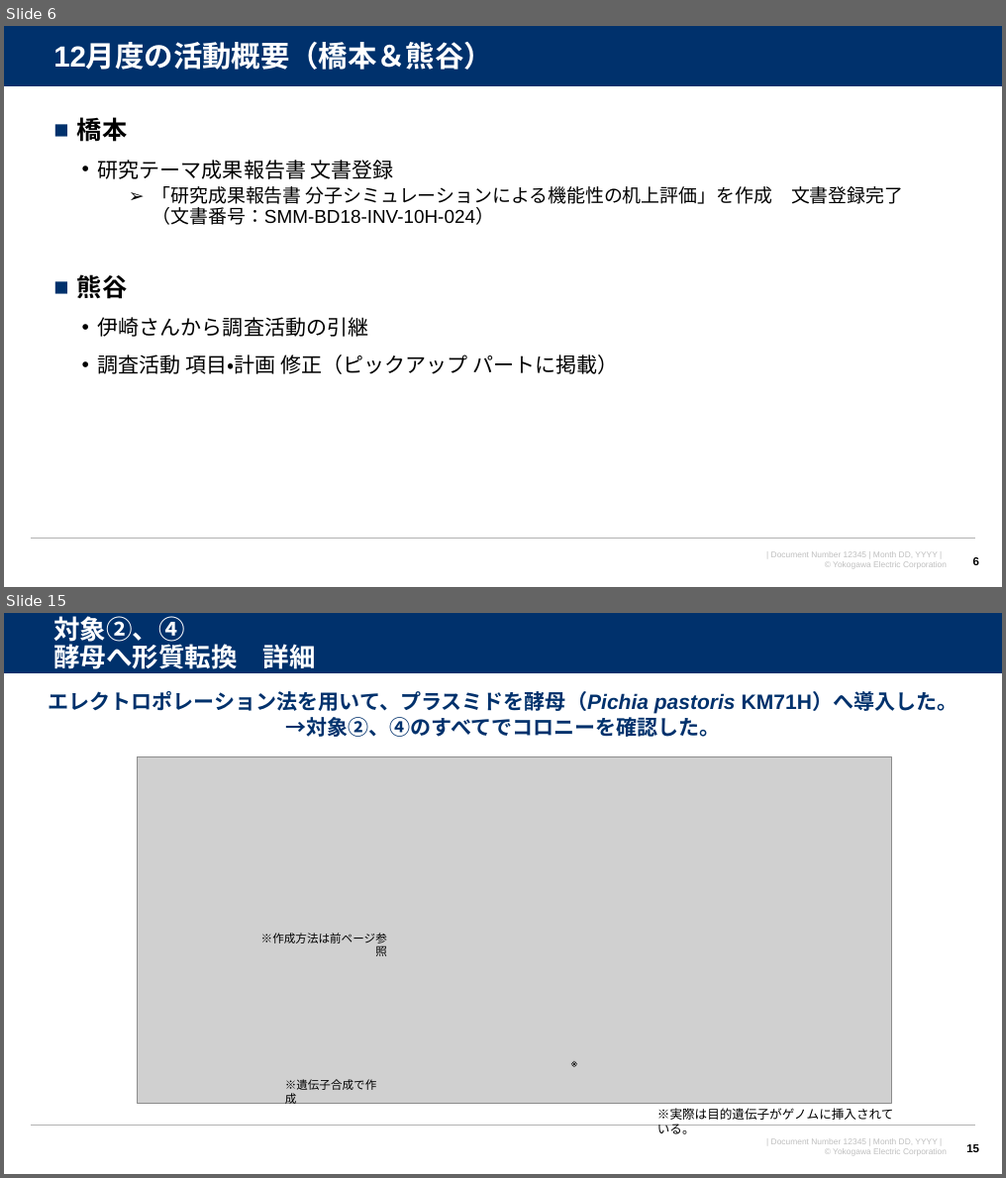
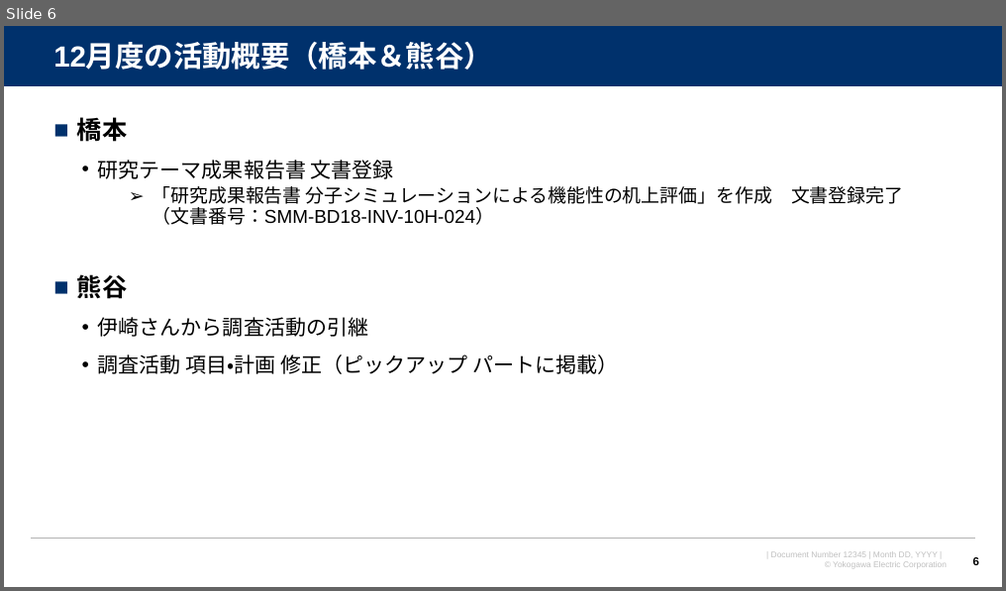
Before and after one commit to watarukumagai-git/denovo, a slide deck: survey_doc/2022年12月度月報_人工酵素設計.pptx. Shown one above the other, each under a label of ours: slides 6 and 15 before the commit, slide 6 after it; the slides between them are not shown. The pictures are 1006x1178 and 1006x591 pixels, drawn with LibreOffice and Linux fonts; fonts in the diff are those of the drawing; grey boxes stand for pictures; background and template pictures are left out. Boxes give left, top, right and bottom in pixels: in the first picture for what was removed or moved away, otherwise in the second. Text is boxed around its words. In the diff, an @@ line names an element or a change of style, - is before the commit and + after.

```diff
--- a/survey_doc/2022年12月度月報_人工酵素設計.pptx
+++ b/survey_doc/2022年12月度月報_人工酵素設計.pptx
@@ slide 15 removed at box(4, 613, 1002, 1174), background #FFFFFF; not listed: 4 template elements that a slide beside it also shows @@
@@ title removed at box(54, 616, 316, 669) @@
-対象②、④
-酵母へ形質転換 詳細
@@ text removed at box(49, 691, 958, 737) @@
-エレクトロポレーション法を用いて、プラスミドを酵母（Pichia pastoris KM71H）へ導入した。
-→対象②、④のすべてでコロニーを確認した。
@@ picture removed at box(138, 758, 891, 1104) @@
@@ text removed at box(261, 933, 387, 957) @@
-※作成方法は前ページ参照
@@ text removed at box(563, 1052, 591, 1074) @@
-※
@@ text removed at box(285, 1079, 377, 1107) @@
-※遺伝子合成で作成
@@ text removed at box(657, 1108, 894, 1135) @@
-※実際は目的遺伝子がゲノムに挿入されている。
@@ page number removed at box(966, 1145, 979, 1153) @@
-15
```
Also in this commit, not shown: 17 slides changed, 12 other slides removed.
